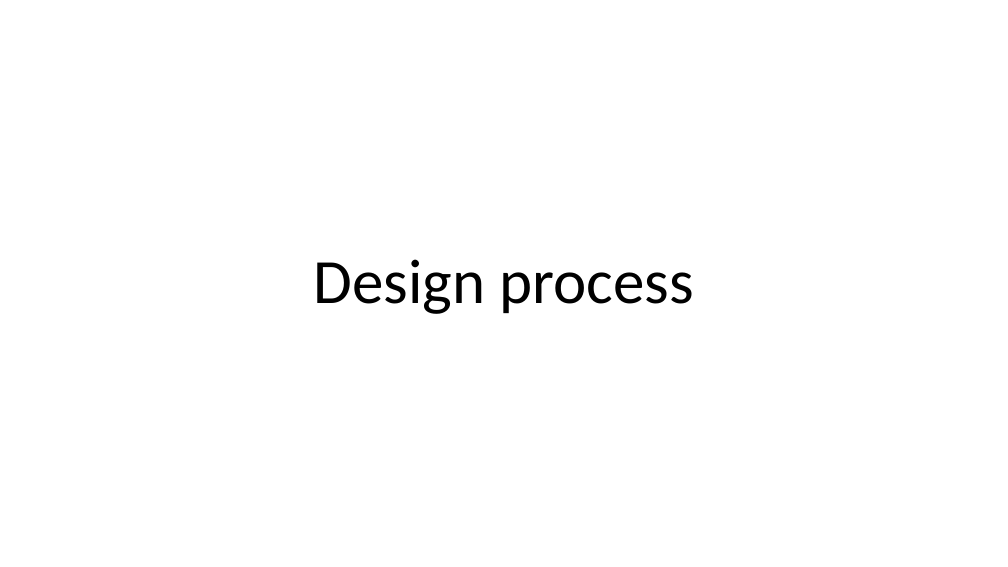
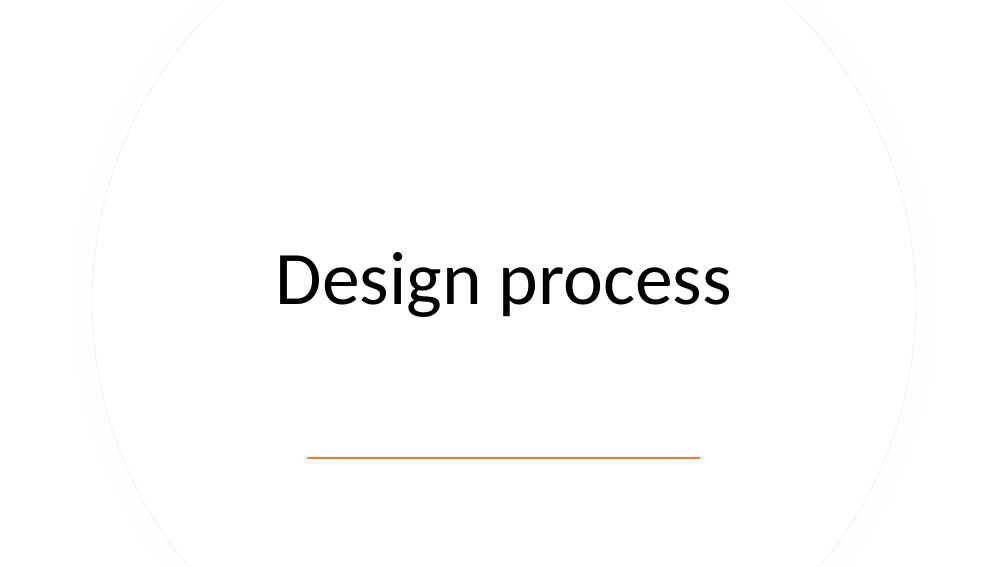
Before and after one commit to SeppeBudenaers/Soldeer_Station_Seppe_Budenaers, a slide deck: slide 3 of Media/Presentatie1.pptx. Drawn at 1008x567 pixels with LibreOffice and Linux fonts; fonts in the diff are those of the drawing. Boxes give left, top, right and bottom in pixels: in the first picture for what was removed or moved away, otherwise in the second. Text is boxed around its words. In the diff, an @@ line names an element or a change of style, - is before the commit and + after.

```diff
--- a/Media/Presentatie1.pptx
+++ b/Media/Presentatie1.pptx
@@ freeform shape added at <box>92,0,917,567</box>, fill #FFFFFF, outline #EFEFEF 0.75 pt @@
@@ freeform shape added at <box>93,0,916,567</box>, fill #FFFFFF @@
@@ title "Design process": place and size @@
-title "Design process" at <box>314,259,694,314</box>
+title "Design process" at <box>276,252,732,317</box>
@@ title "Design process" at <box>276,252,732,317</box>: size 60 to 72 pt; vertical alignment bottom to middle @@
@@ rectangle added at <box>308,457,701,459</box>, fill #ED7D31 @@
```
Also in this commit, not shown: 5 other slides changed, 1 slide added, 10 other files.
